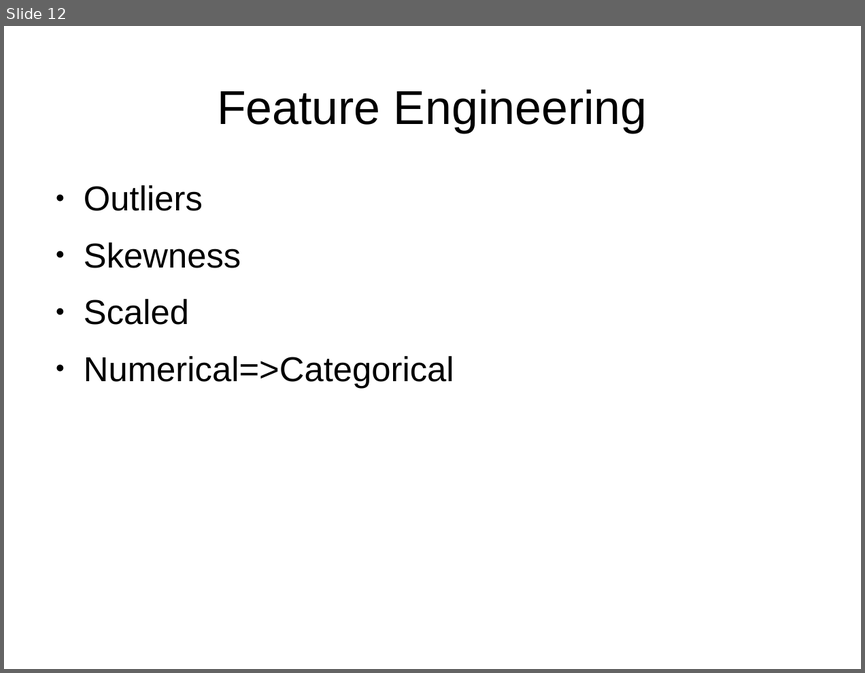
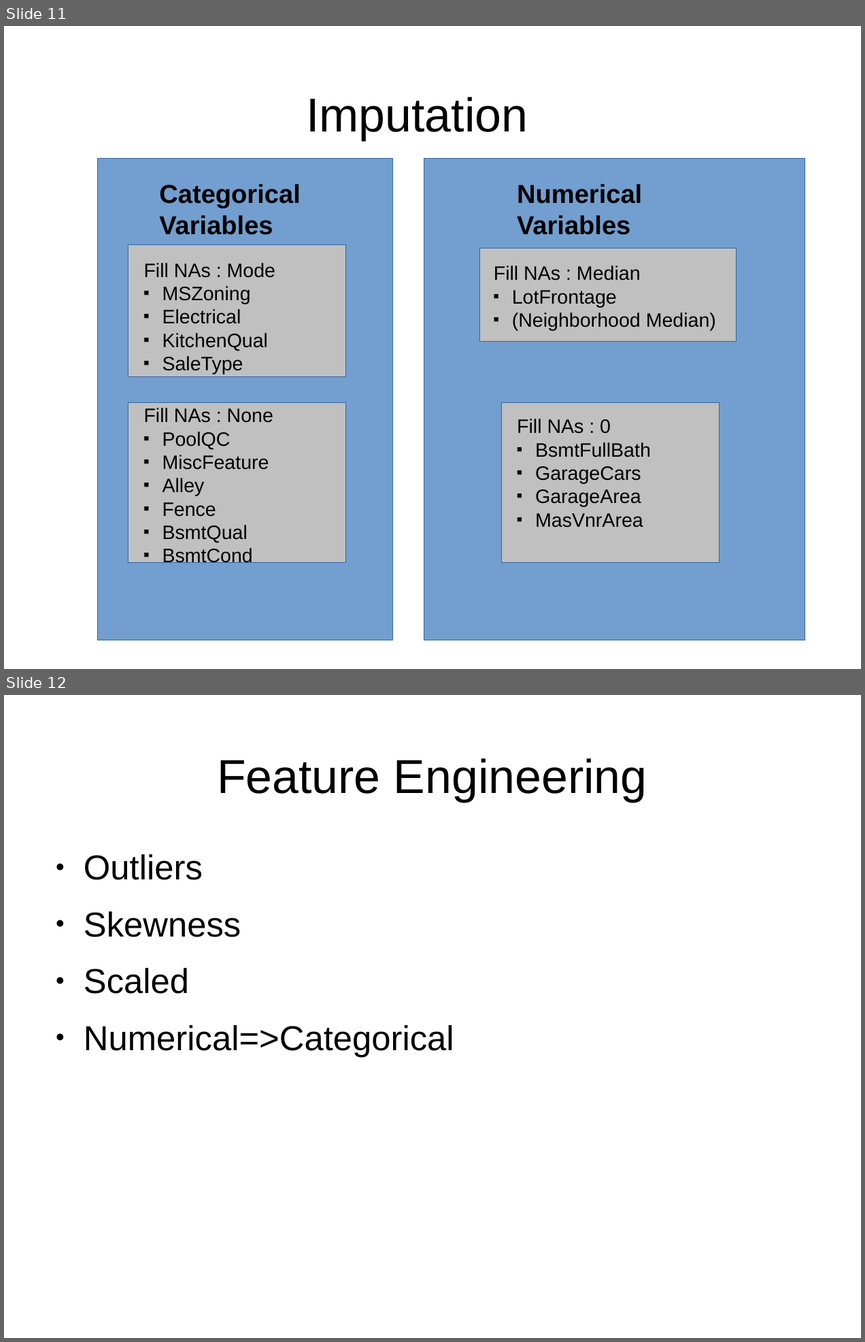
Before and after one commit to chun9men9/WIC_MLProject, a slide deck: Least Squares Presentation.pptx. Shown one above the other, each under a label of ours: slide 12 before the commit, slides 11 and 12 after it. The pictures are 865x673 and 865x1342 pixels, drawn with LibreOffice and Linux fonts; fonts in the diff are those of the drawing. Boxes give left, top, right and bottom in pixels: in the first picture for what was removed or moved away, otherwise in the second. Text is boxed around its words. In the diff, an @@ line names an element or a change of style, - is before the commit and + after.

```diff
--- a/Least Squares Presentation.pptx
+++ b/Least Squares Presentation.pptx
@@ slide 11 added at [4, 26, 861, 669], background #FFFFFF @@
@@ text added at [306, 97, 528, 140], 44 pt, text #000000 @@
+Imputation
@@ rectangle added at [97, 158, 393, 640], fill #729FCF, outline #3465A4 0.75 pt @@
@@ rectangle added at [424, 158, 805, 640], fill #729FCF, outline #3465A4 0.75 pt @@
@@ text added at [159, 184, 300, 235], 24 pt, text #000000, bold @@
+Categorical
+Variables
@@ text added at [517, 184, 642, 235], 24 pt, text #000000, bold @@
+Numerical
+Variables
@@ rectangle added at [128, 244, 346, 377], fill #C0C0C0, outline #3465A4 0.75 pt @@
@@ rectangle added at [480, 248, 736, 341], fill #C0C0C0, outline #3465A4 0.75 pt @@
@@ text added at [144, 263, 275, 374], 18 pt, text #000000 @@
+Fill NAs : Mode
+■ MSZoning
+■ Electrical
+■ KitchenQual
+■ SaleType
@@ text added at [494, 265, 716, 331], 18 pt, text #000000 @@
+Fill NAs : Median
+■ LotFrontage
+■ (Neighborhood Median)
@@ rectangle added at [128, 402, 346, 563], fill #C0C0C0, outline #3465A4 0.75 pt @@
@@ text added at [144, 407, 273, 566], 18 pt, text #000000 @@
+Fill NAs : None
+■ PoolQC
+■ MiscFeature
+■ Alley
+■ Fence
+■ BsmtQual
+■ BsmtCond
@@ rectangle added at [502, 402, 719, 563], fill #C0C0C0, outline #3465A4 0.75 pt @@
@@ text added at [517, 418, 651, 527], 18 pt, text #000000 @@
+Fill NAs : 0
+■ BsmtFullBath
+■ GarageCars
+■ GarageArea
+■ MasVnrArea
```
Also in this commit, not shown: 18 slides changed, 2 other slides added, 1 slide removed.
